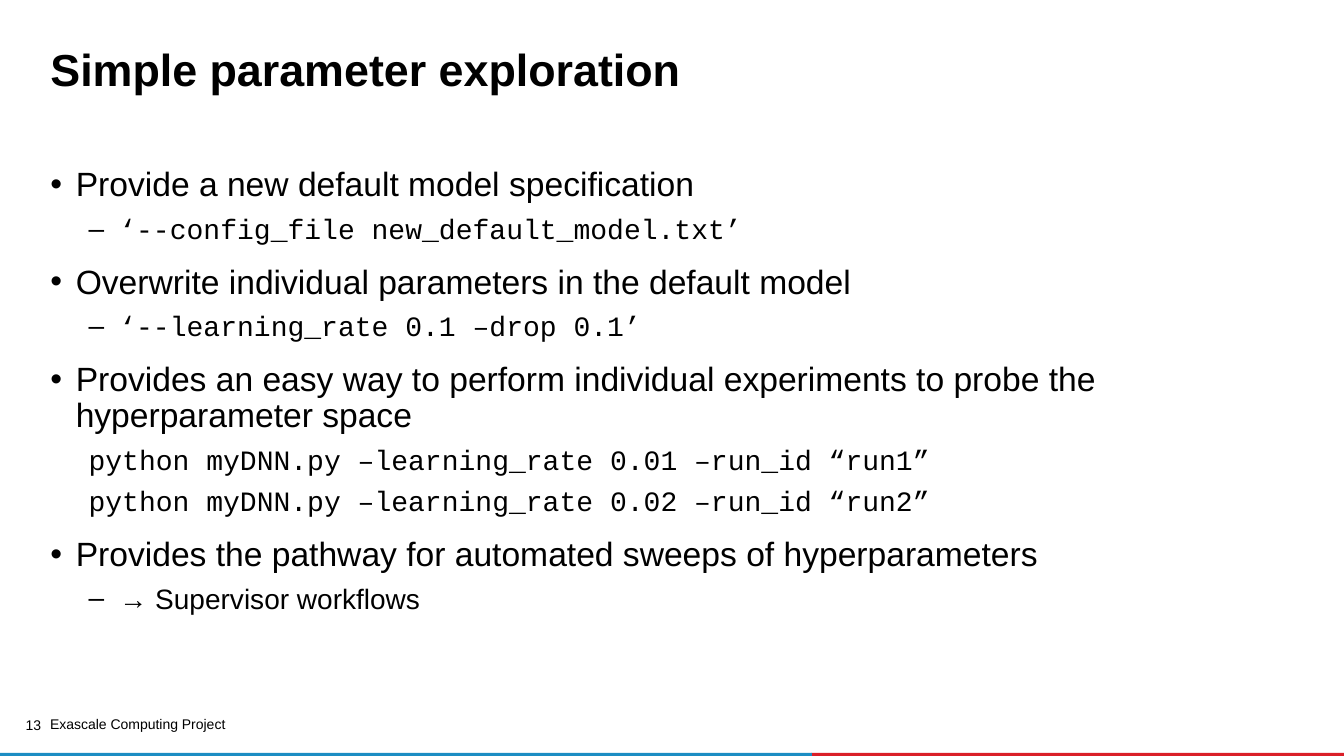
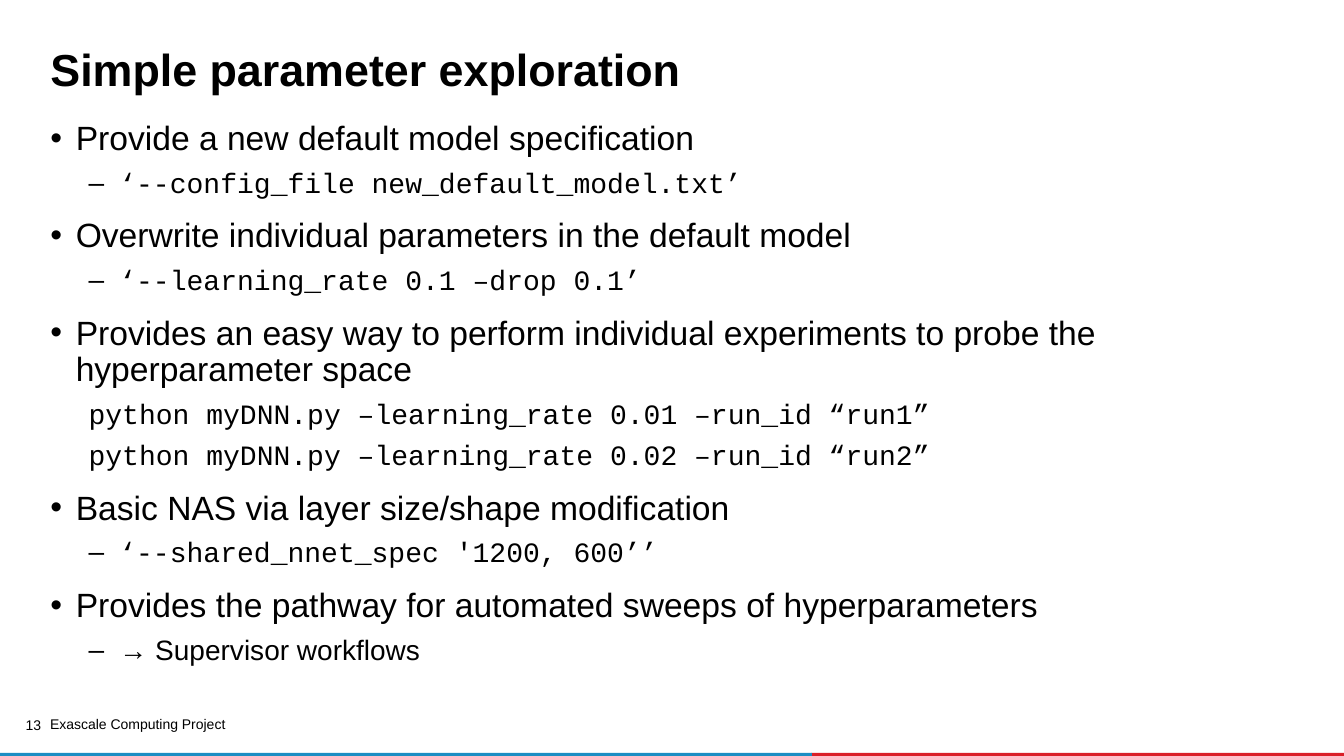
Before and after one commit to ECP-CANDLE/Tutorials, a slide deck: slide 13 of 2020/ECP/slides/03-library.pptx. Drawn at 1344x756 pixels with LibreOffice and Linux fonts; fonts in the diff are those of the drawing; background and template pictures are left out. Boxes give left, top, right and bottom in pixels: in the first picture for what was removed or moved away, otherwise in the second. Text is boxed around its words. In the diff, an @@ line names an element or a change of style, - is before the commit and + after.

```diff
--- a/2020/ECP/slides/03-library.pptx
+++ b/2020/ECP/slides/03-library.pptx
@@ text "Provide a new default model ..." moved from (x1=76, y1=171, x2=1096, y2=614) to (x1=76, y1=125, x2=1096, y2=665) @@
@@ text at (x1=76, y1=495, x2=729, y2=568): paragraphs added @@
+• Basic NAS via layer size/shape modification
+  – ‘--shared_nnet_spec '1200, 600’’
```
